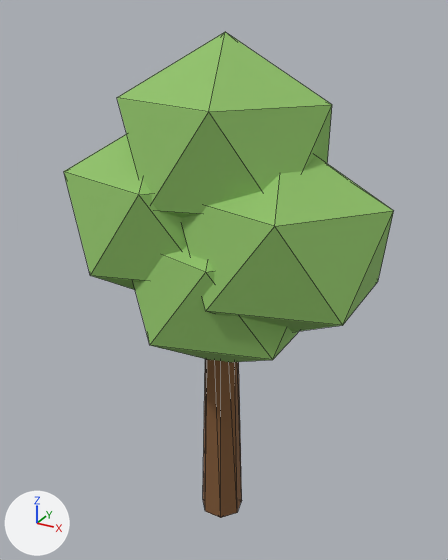
The glTF model do-not-drop/assets/models/environment/forest/sm_env_forest_maple.glb as it was, and as the next commit left it.
Rendered twice from a 50 mm lens placed at (3.81, -6.87, 7.41), pointed at (-0.03, 0.12, 3.92). The lights are fixed; the arrows at lower left show +X, +Y and +Z. The first picture is the older version. Mesh edges are drawn as thin lines. Where no turn or scale is listed for an object, it has been applied to the vertices. Vertices at exactly the same position are counted once.

Objects in the first picture: 'MapleCrown', 'MapleCrown.001', 'MapleCrown.002', 'MapleCrown.003', 'MapleTrunk'.
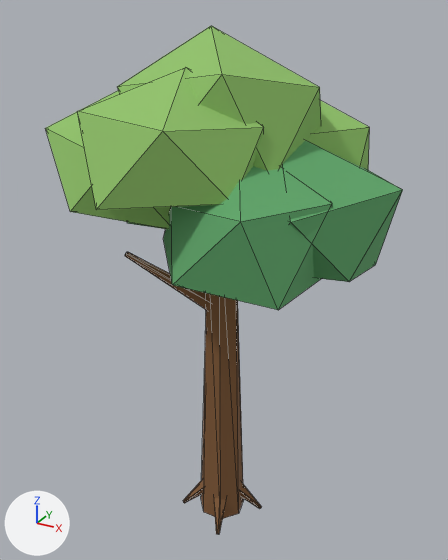
Changed parts and their boxes (x1, y1, x2, y2) in the pictures (448 x 560 px):
'MapleCrown.001', reshaped, moved: before (182, 156, 394, 332); after (308, 100, 370, 170)
'MapleCrown.002', reshaped (not visible afterwards): before (117, 32, 332, 218)
'MapleCrown', recoloured, reshaped, moved: before (64, 134, 187, 290); after (281, 140, 403, 282)
'MapleCrown.005', added (green): after (77, 67, 264, 210)
'MapleCrown.006', added (green): after (163, 166, 332, 310)
'MapleCrown.007', added (green): after (117, 26, 321, 171)
'MapleCrown.003', recoloured, reshaped, moved (mostly hidden afterwards): before (133, 246, 299, 362); after (127, 222, 163, 229)
'MapleTrunk', reshaped: before (203, 359, 242, 518); after (201, 293, 244, 519)
'MapleCrown.004', added (green): after (45, 90, 171, 229)
'Branch.001', added (brown): after (125, 252, 209, 310)
'RootFlare.003', added: after (214, 498, 226, 534)
'RootFlare', added: after (240, 483, 261, 509)
'RootFlare.002', added: after (183, 480, 203, 503)

The change, as a list of edits to the scene's bpy script:
```text
Change me_esfera_geodésica_007:
    remove me_esfera_geodésica_007.from_pydata(...)  # 12 vertices, 20 faces; spans x -1.39..1.39, y -1.15..1.15, z -1.35..1.35
    remove me_esfera_geodésica_007.materials.append(mat_leaf_light)  # green #90c269
    add me_esfera_geodésica_007.from_pydata(...)  # 12 vertices, 20 faces; spans x -1.07..1.26, y -1.13..1.12, z -0.55..1.16
    me_esfera_geodésica_007 part 1: 12 of 12 vertices moved; they spanned x -1.39..1.39, y -1.15..1.15, z -1.35..1.35 and now span x -1.07..1.26, y -1.13..1.12, z -0.55..1.16; mean shift (0.03, 0.01, 0.06)
    add me_esfera_geodésica_007.materials.append(mat_leaf)  # green #61aa6c
Change me_esfera_geodésica_008:
    remove me_esfera_geodésica_008.from_pydata(...)  # 12 vertices, 20 faces; spans x -1.39..1.39, y -1.15..1.15, z -1.35..1.35
    add me_esfera_geodésica_008.from_pydata(...)  # 12 vertices, 20 faces; spans x -1.05..1.02, y -1.06..0.92, z -0.55..1.05
    me_esfera_geodésica_008 part 2: 12 of 12 vertices moved; they spanned x -1.39..1.39, y -1.15..1.15, z -1.35..1.35 and now span x -1.05..1.02, y -1.06..0.92, z -0.55..1.05; mean shift (0.03, 0.01, 0.08)
Change me_esfera_geodésica_009:
    remove me_esfera_geodésica_009.from_pydata(...)  # 12 vertices, 20 faces; spans x -1.39..1.39, y -1.15..1.15, z -1.35..1.35
    add me_esfera_geodésica_009.from_pydata(...)  # 12 vertices, 20 faces; spans x -1.25..1.06, y -0.94..1.01, z -0.55..0.97
    me_esfera_geodésica_009 part 3: 12 of 12 vertices moved; they spanned x -1.39..1.39, y -1.15..1.15, z -1.35..1.35 and now span x -1.25..1.06, y -0.94..1.01, z -0.55..0.97; mean shift (0.02, -0.02, 0.07)
Change me_esfera_geodésica_010:
    remove me_esfera_geodésica_010.from_pydata(...)  # 12 vertices, 20 faces; spans x -1.39..1.39, y -1.15..1.15, z -1.35..1.35
    remove me_esfera_geodésica_010.materials.append(mat_leaf_light)  # green #90c269
    add me_esfera_geodésica_010.from_pydata(...)  # 12 vertices, 20 faces; spans x -0.98..1.06, y -1.07..1.12, z -0.55..0.94
    me_esfera_geodésica_010 part 4: 12 of 12 vertices moved; they spanned x -1.39..1.39, y -1.15..1.15, z -1.35..1.35 and now span x -0.98..1.06, y -1.07..1.12, z -0.55..0.94; mean shift (0.03, 0.06, 0.14)
    add me_esfera_geodésica_010.materials.append(mat_leaf)  # green #61aa6c
Change me_cono_007:
    remove me_cono_007.from_pydata(...)  # 14 vertices, 24 faces; spans x -0.32..0.32, y -0.3..0.33, z -2.5..2.5
    add me_cono_007.from_pydata(...)  # 14 vertices, 24 faces; spans x -0.35..0.35, y -0.32..0.36, z -2.5..2.52
    me_cono_007 part 5: 14 of 14 vertices moved; they spanned x -0.32..0.32, y -0.3..0.33, z -2.5..2.5 and now span x -0.35..0.35, y -0.32..0.36, z -2.5..2.52; mean shift (0.0, 0.0, 0.0)
Change ob_maplecrown:
    ob_maplecrown.location: (-0.9, 0.0, 4.8) -> (1.0, 0.0, 5.0)
Change ob_maplecrown_001:
    ob_maplecrown_001.location: (0.85, 0.0, 4.7) -> (0.62, 0.63, 5.45)
Change ob_maplecrown_003:
    ob_maplecrown_003.location: (0.0, 0.0, 4.0) -> (-0.9, 0.35, 5.0)
Add ob_rootflare_003:
    ob_rootflare_003 = bpy.data.objects.new('RootFlare.003', me_cone_026)  # 10 vertices, 16 faces; spans x -0.231..0.136, y -0.282..0.382, z -0.322..0.411; in mat_trunk (brown #815935)
    ob_rootflare_003.location = (0.13, -0.32, 0.27)
Add ob_rootflare_002:
    ob_rootflare_002 = bpy.data.objects.new('RootFlare.002', me_cone_025)  # 10 vertices, 16 faces; spans x -0.282..0.382, y -0.136..0.231, z -0.322..0.411; in mat_trunk (brown #815935)
    ob_rootflare_002.location = (-0.32, -0.13, 0.27)
Add ob_rootflare:
    ob_rootflare = bpy.data.objects.new('RootFlare', me_cone_023)  # 10 vertices, 16 faces; spans x -0.382..0.282, y -0.231..0.136, z -0.322..0.411; in mat_trunk (brown #815935)
    ob_rootflare.location = (0.32, 0.13, 0.27)
Add ob_maplecrown_007:
    ob_maplecrown_007 = bpy.data.objects.new('MapleCrown.007', me_icosphere_018)  # 12 vertices, 20 faces; spans x -1.33..1.27, y -1.19..1.21, z -0.55..1.02; in mat_leaf_light (green #90c269)
    ob_maplecrown_007.location = (0.0, 0.0, 6.2)
Add ob_maplecrown_006:
    ob_maplecrown_006 = bpy.data.objects.new('MapleCrown.006', me_icosphere_017)  # 12 vertices, 20 faces; spans x -1.27..1.1, y -0.95..1.01, z -0.55..1.06; in mat_leaf (green #61aa6c)
    ob_maplecrown_006.location = (0.62, -0.63, 5.0)
Add ob_maplecrown_005:
    ob_maplecrown_005 = bpy.data.objects.new('MapleCrown.005', me_icosphere_016)  # 12 vertices, 20 faces; spans x -1.08..1.15, y -1.1..0.9, z -0.55..0.91; in mat_leaf_light (green #90c269)
    ob_maplecrown_005.location = (-0.22, -0.78, 5.9)
Add ob_maplecrown_004:
    ob_maplecrown_004 = bpy.data.objects.new('MapleCrown.004', me_icosphere_015)  # 12 vertices, 20 faces; spans x -1.09..1.16, y -1.1..1.13, z -0.55..1.13; in mat_leaf_light (green #90c269)
    ob_maplecrown_004.location = (-0.9, -0.35, 5.45)
Add ob_branch_001:
    ob_branch_001 = bpy.data.objects.new('Branch.001', me_cone_028)  # 10 vertices, 16 faces; spans x -0.412..0.485, y -0.472..0.537, z -0.542..0.494; in mat_trunk (brown #815935)
    ob_branch_001.location = (-0.46, -0.54, 4.07)
```
